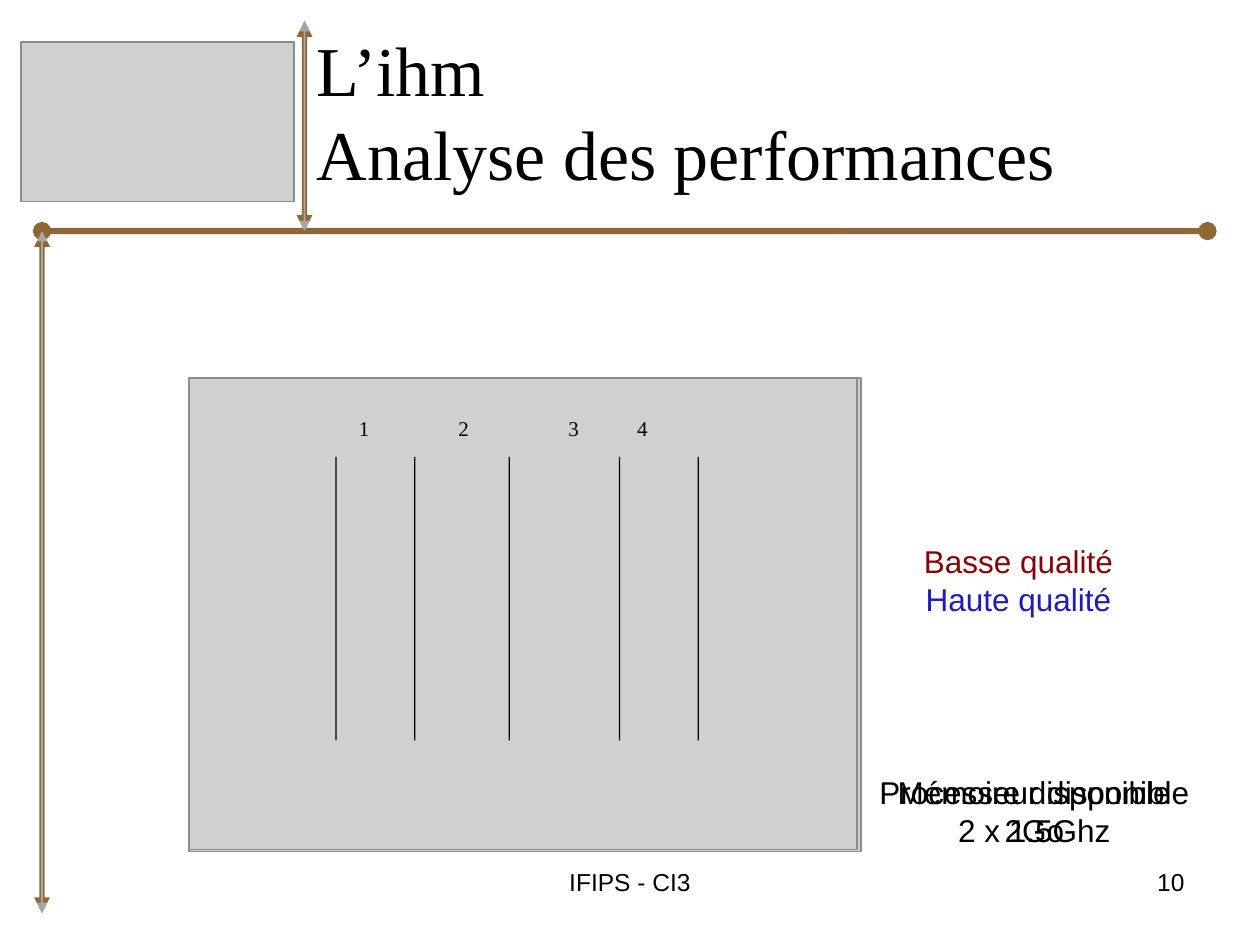
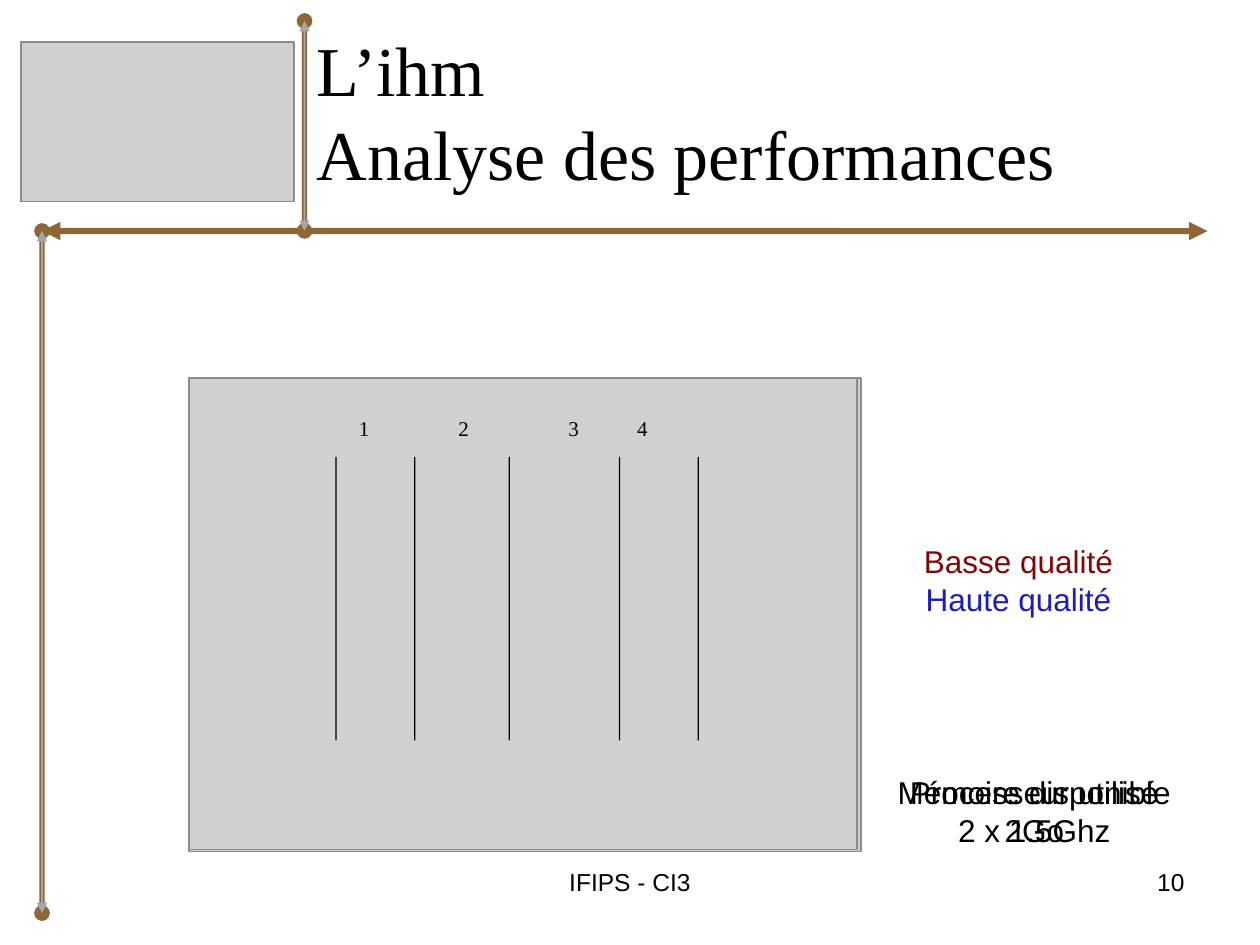
Before and after one commit to bryan-brancotte/projetgl-2008, a slide deck: slide 10 of doc/Soutenance/iGo_Soutenance_Bryan.ppt. Drawn at 1260x945 pixels with LibreOffice and Linux fonts; fonts in the diff are those of the drawing; grey boxes stand for pictures. Boxes give left, top, right and bottom in pixels: in the first picture for what was removed or moved away, otherwise in the second. Text is boxed around its words. In the diff, an @@ line names an element or a change of style, - is before the commit and + after.

```diff
--- a/doc/Soutenance/iGo_Soutenance_Bryan.ppt
+++ b/doc/Soutenance/iGo_Soutenance_Bryan.ppt
@@ double arrow (305, 231) - (305, 21): arrowheads changed @@
@@ double arrow (42, 231) - (1207, 231): arrowheads changed @@
@@ double arrow (42, 914) - (42, 231): arrowheads changed @@
@@ text at [910,780,1158,843]: text changed @@
-Processeur disponible
-2 x 1.5Ghz
+Processeur utilisé
+2 x 1.5Ghz
```
Also in this commit, not shown: 6 other slides changed.
